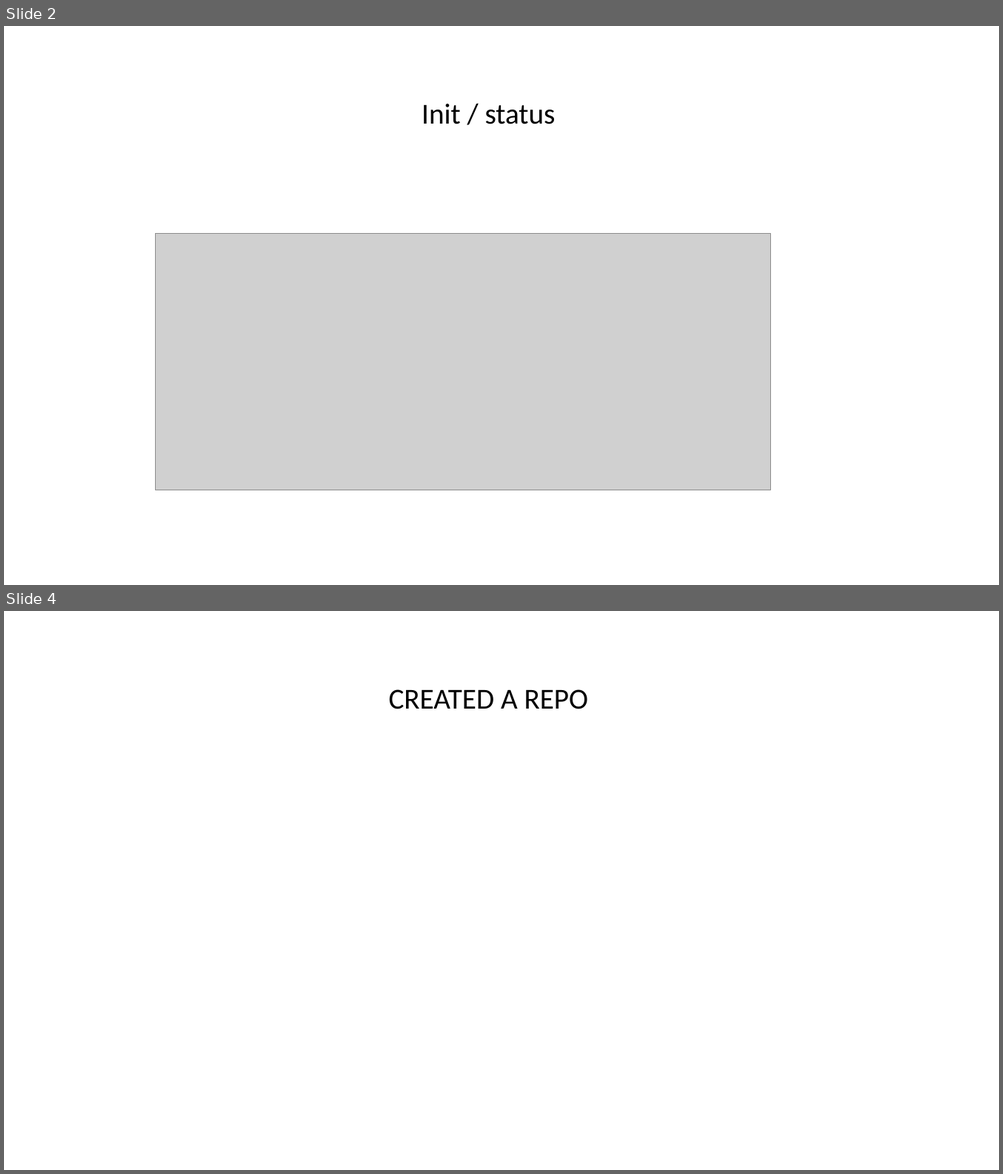
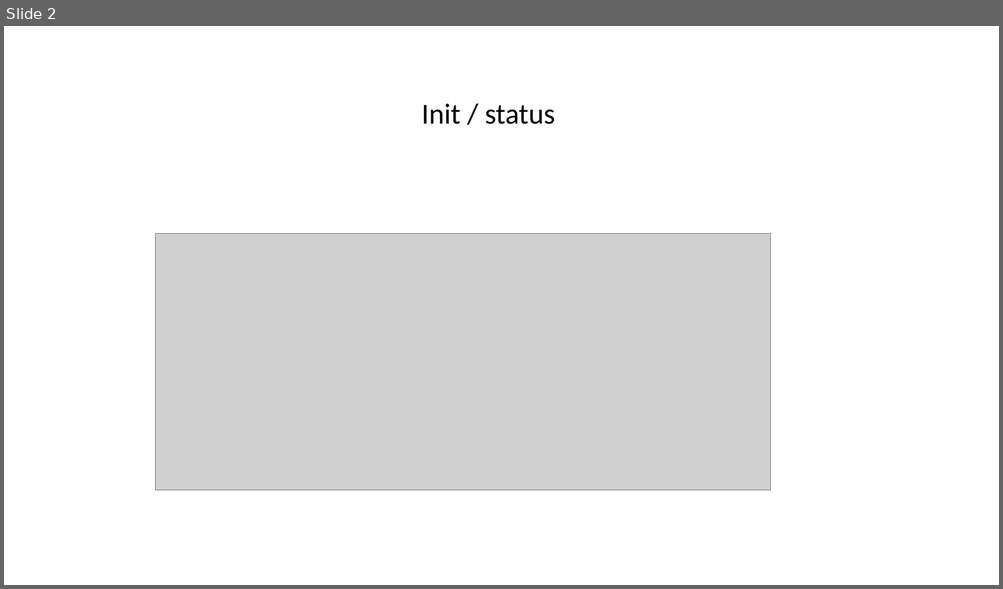
Before and after one commit to VISHALKRISHH/TO-DO-LIST, a slide deck: TASK.pptx. Shown one above the other, each under a label of ours: slides 2 and 4 before the commit, slide 2 after it; the slides between them are not shown. The pictures are 1003x1174 and 1003x589 pixels, drawn with LibreOffice and Linux fonts; fonts in the diff are those of the drawing; grey boxes stand for pictures. Boxes give left, top, right and bottom in pixels: in the first picture for what was removed or moved away, otherwise in the second. Text is boxed around its words. In the diff, an @@ line names an element or a change of style, - is before the commit and + after.

```diff
--- a/TASK.pptx
+++ b/TASK.pptx
@@ slide 4 removed at (x1=4, y1=611, x2=999, y2=1170), background #FFFFFF @@
@@ title removed at (x1=389, y1=689, x2=589, y2=709) @@
-CREATED A REPO
```
Also in this commit, not shown: 1 slide changed, 10 slides added, 1 other slide removed, 1 other file.
